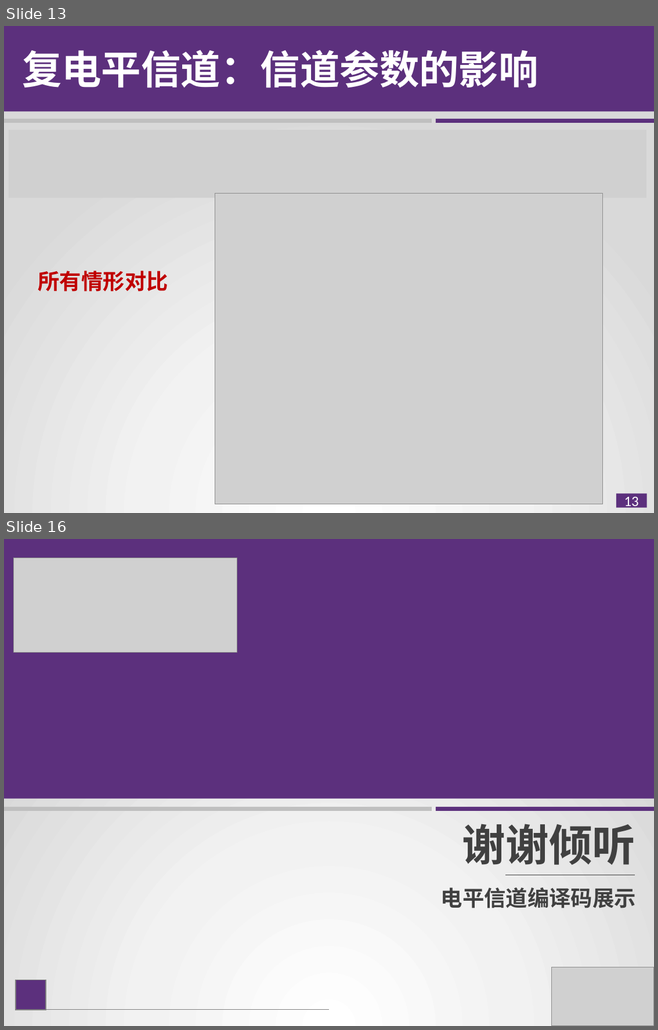
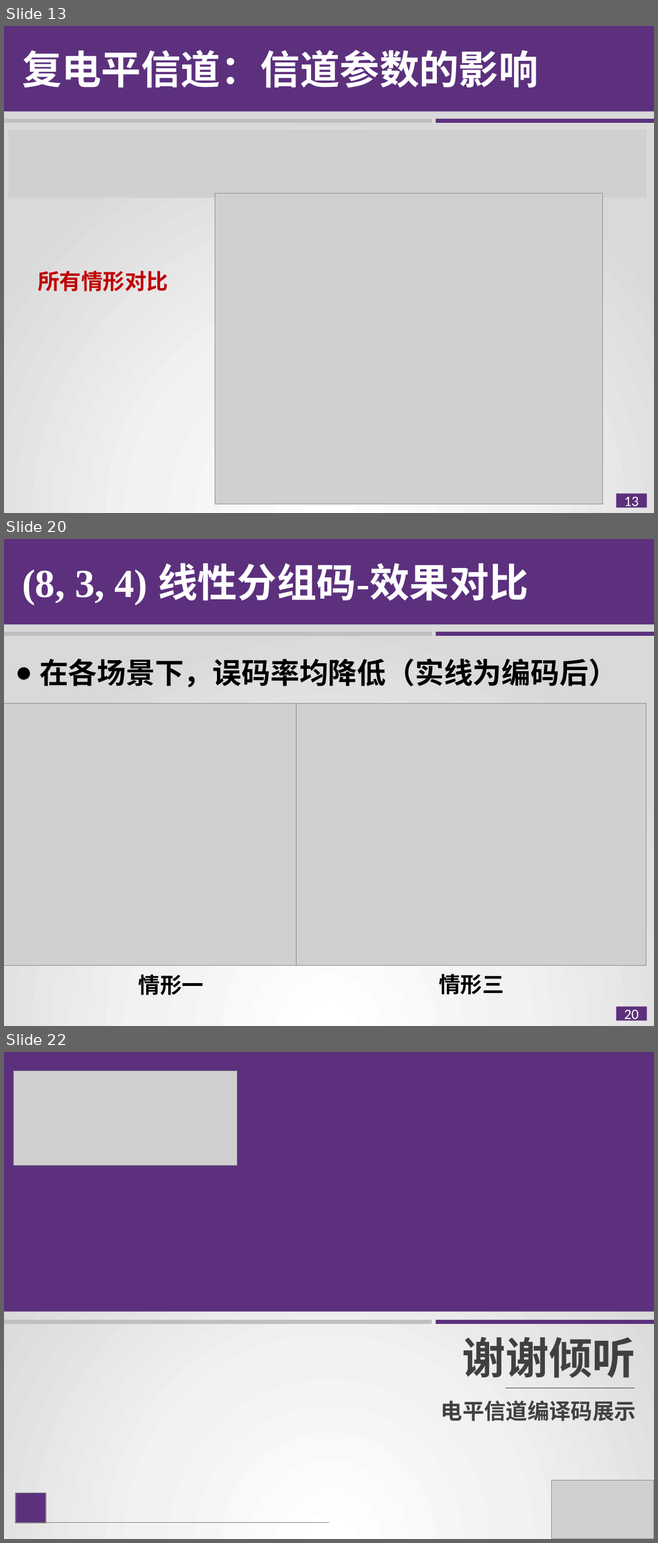
Before and after one commit to sky-lzy/Introduction-of-coding, a slide deck: pre1.pptx. Shown one above the other, each under a label of ours: slides 13 and 16 before the commit, slides 13, 20 and 22 after it; the slides between them are not shown. The pictures are 658x1030 and 658x1543 pixels, drawn with LibreOffice and Linux fonts; fonts in the diff are those of the drawing; grey boxes stand for pictures. Boxes give left, top, right and bottom in pixels: in the first picture for what was removed or moved away, otherwise in the second. Text is boxed around its words. In the diff, an @@ line names an element or a change of style, - is before the commit and + after.

```diff
--- a/pre1.pptx
+++ b/pre1.pptx
@@ slide 20 added at (4,539,654,1026), background gradient #FFFFFF to #F2F2F2 to #D9D9D9; not listed: 1 template element that a slide beside it also shows @@
@@ rectangle added at (4,539,654,625), fill #5C307D @@
@@ text added at (22,563,528,605), 44 pt, text #FFFFFF, bold @@
+(8, 3, 4) 线性分组码-效果对比
@@ rectangle added at (4,632,431,636), fill #BFBFBF @@
@@ rectangle added at (436,632,654,636), fill #5C307D @@
@@ text added at (39,658,617,687), 32 pt, text #000000, bold @@
+  ● 在各场景下，误码率均降低（实线为编码后）
@@ picture added at (4,703,346,966) @@
@@ picture added at (296,703,646,966) @@
@@ text added at (139,975,204,995), 24 pt, text #000000, bold @@
+情形一
@@ text added at (438,974,503,995), 24 pt, text #000000, bold @@
+情形三
@@ what was slide 16 is now slide 22 @@
```
Also in this commit, not shown: 5 other slides added.
